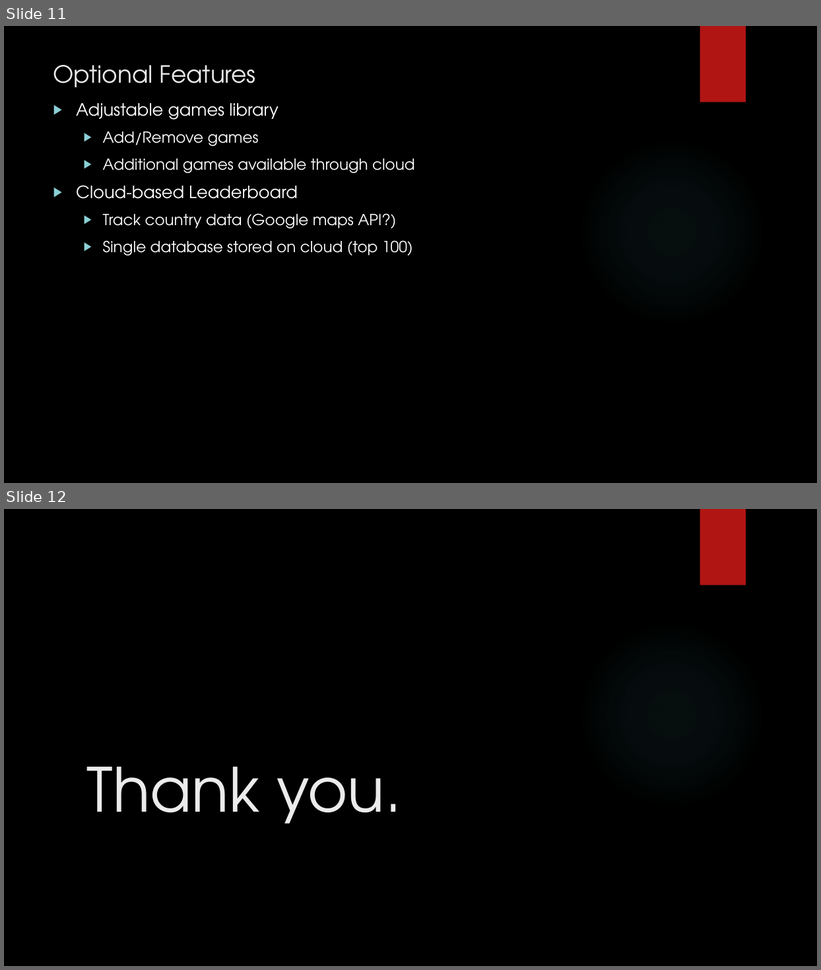
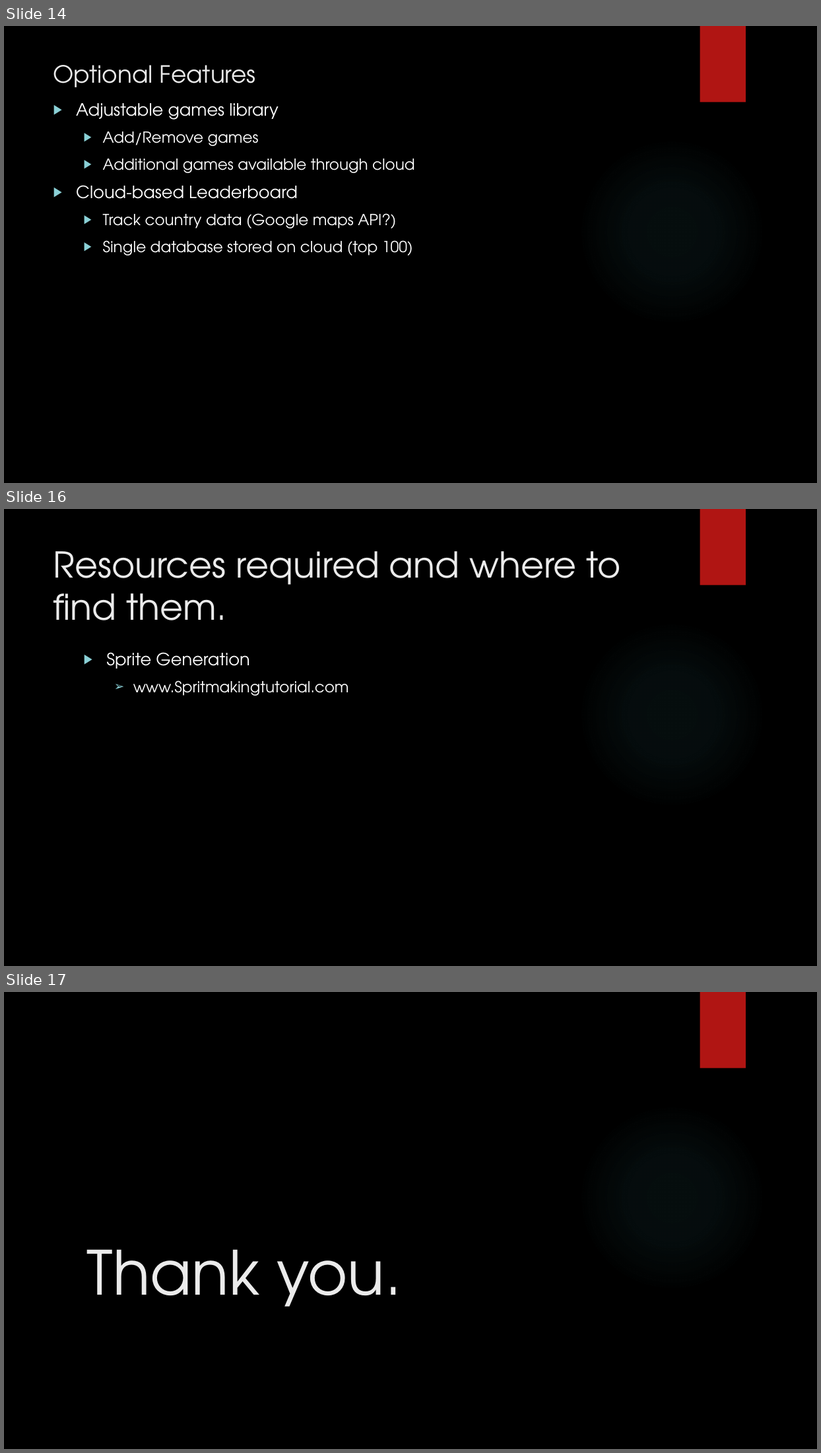
Before and after one commit to IgnitionOrk/SCaR_Arcade, a slide deck: SCaRArcade.pptx. Shown one above the other, each under a label of ours: slides 11 and 12 before the commit, slides 14, 16 and 17 after it; the slides between them are not shown. The pictures are 821x970 and 821x1453 pixels, drawn with LibreOffice and Linux fonts; fonts in the diff are those of the drawing; background and template pictures are left out. Boxes give left, top, right and bottom in pixels: in the first picture for what was removed or moved away, otherwise in the second. Text is boxed around its words. In the diff, an @@ line names an element or a change of style, - is before the commit and + after.

```diff
--- a/SCaRArcade.pptx
+++ b/SCaRArcade.pptx
@@ slide 16 added at bbox=[4, 509, 817, 966], background picture (left out); not listed: 2 template elements that a slide beside it also shows @@
@@ title added at bbox=[54, 551, 621, 621], 42 pt, text #EBEBEB @@
+Resources required and where to find them.
@@ text added at bbox=[106, 652, 349, 696], 18 pt, text #FFFFFF @@
+▶ Sprite Generation
+  ➢ www.Spritmakingtutorial.com
@@ what was slide 11 is now slide 14 @@
@@ what was slide 12 is now slide 17 @@
```
Also in this commit, not shown: 7 slides changed, 4 other slides added.
